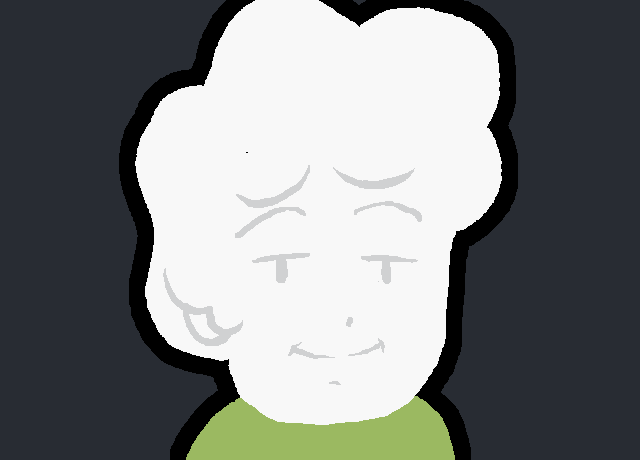
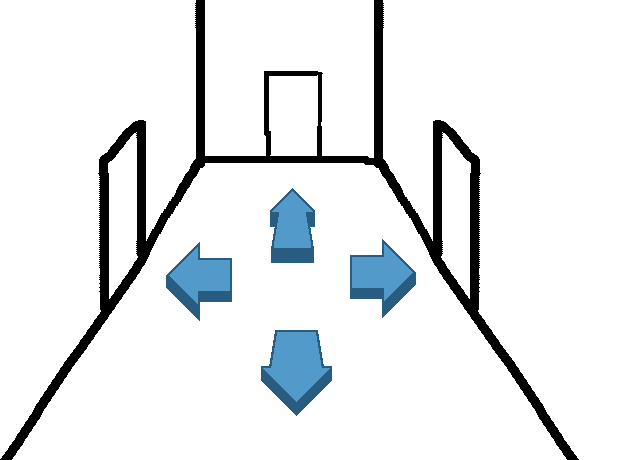
The second 640 × 460 image is a revision of the first. Changes to its layers:
added group "arrows" with 5 layers above "corridor" over [0,0,640,460]
added layer "west" in group "arrows" over [166,242,232,321]
added layer "east" in group "arrows" over [350,239,416,318]
added layer "north" in group "arrows" over [270,188,315,263]
added layer "south" in group "arrows" over [261,330,332,416]
added group "corridor" with 3 layers above "youcloseup" over [0,0,640,460]
added layer "Layer 34" in group "corridor" over [0,0,379,460]
added layer "Layer 33" in group "corridor" over [374,0,579,460]
added layer "Layer 32" in group "corridor" over [0,0,640,460]
hid group "youcloseup" (5 layers) over [0,0,640,460]
hid group "yourroom light" (13 layers) over [0,0,640,460]
hid group "yourroom" (13 layers) over [0,0,640,460]
showed group "ggcomp" (12 layers) over [0,0,640,460]
showed "Layer 4" over [332,74,592,345]
"Layer 12 copy": opacity 35% → 30% over [40,0,640,460]
painted on "Layer 5" over [142,0,336,213]
